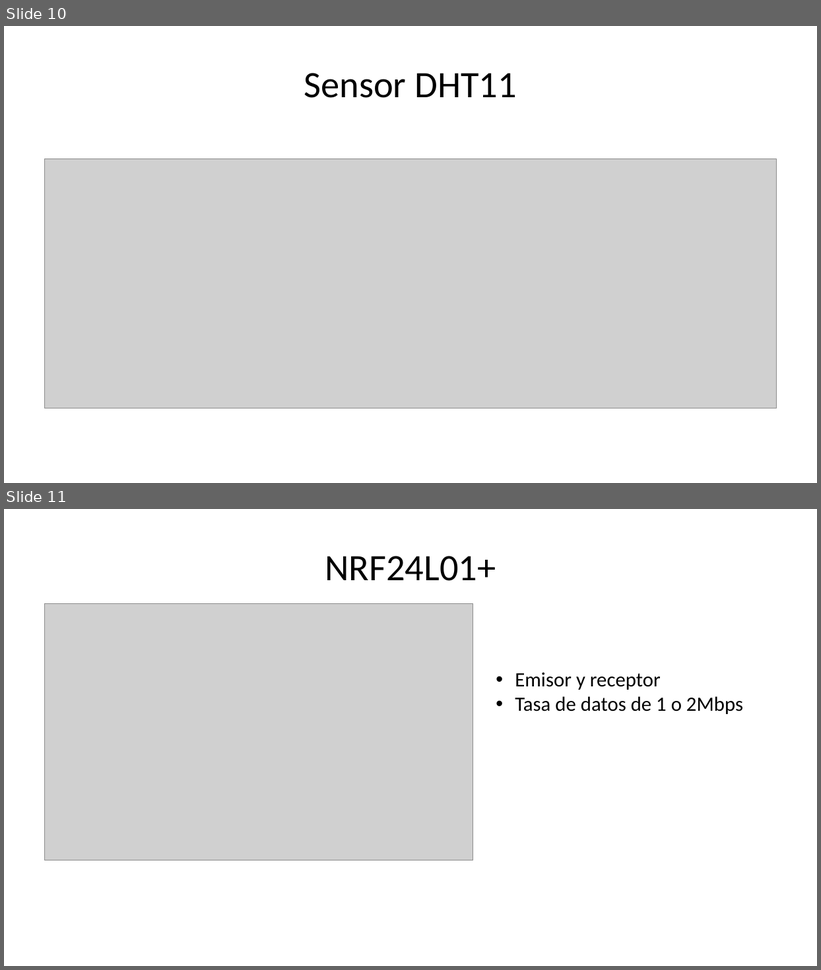
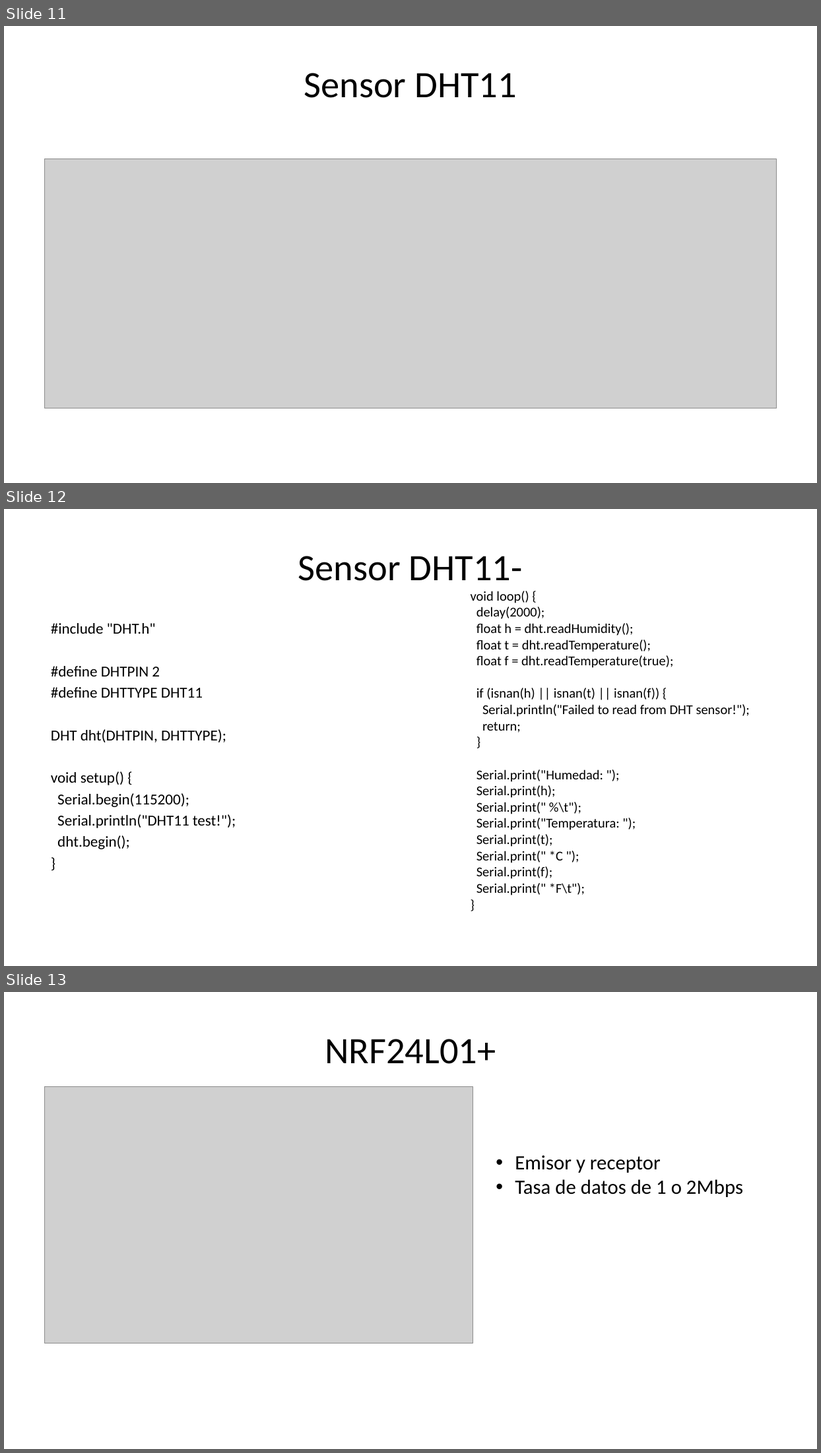
Before and after one commit to academiasIT/proyectoSensores, a slide deck: Arduino/arduino.pptx. Shown one above the other, each under a label of ours: slides 10 and 11 before the commit, slides 11, 12 and 13 after it. The pictures are 821x970 and 821x1453 pixels, drawn with LibreOffice and Linux fonts; fonts in the diff are those of the drawing; grey boxes stand for pictures; background and template pictures are left out. Boxes give left, top, right and bottom in pixels: in the first picture for what was removed or moved away, otherwise in the second. Text is boxed around its words. In the diff, an @@ line names an element or a change of style, - is before the commit and + after.

Commit message:
ppt se agrega algun codigo de ejemplo sensores

```diff
--- a/Arduino/arduino.pptx
+++ b/Arduino/arduino.pptx
@@ slide 12 added at [4, 509, 817, 966], background picture (left out) @@
@@ title added at [298, 556, 523, 581], 44 pt, text #000000 @@
+Sensor DHT11-
@@ text added at [471, 591, 750, 896], 16 pt, text #000000 @@
+void loop() {
+delay(2000);
+float h = dht.readHumidity();
+float t = dht.readTemperature();
+float f = dht.readTemperature(true);
+if (isnan(h) || isnan(t) || isnan(f)) {
+Serial.println("Failed to read from DHT sensor!");
+return;
+}
+Serial.print("Humedad: ");
+Serial.print(h);
+Serial.print(" %\t");
+Serial.print("Temperatura: ");
+Serial.print(t);
+Serial.print(" *C ");
+Serial.print(f);
+Serial.print(" *F\t");
+}
@@ text added at [51, 623, 236, 850], 18 pt, text #000000 @@
+#include "DHT.h"
+#define DHTPIN 2
+#define DHTTYPE DHT11
+DHT dht(DHTPIN, DHTTYPE);
+void setup() {
+Serial.begin(115200);
+Serial.println("DHT11 test!");
+dht.begin();
+}
@@ what was slide 10 is now slide 11 @@
@@ what was slide 11 is now slide 13 @@
```
Also in this commit, not shown: 2 other slides added.
